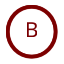
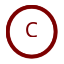
Two versions of the same layered image (64 × 64). Layer-by-layer changes:
pixels changed over [26, 22, 37, 37] (layer not identified)